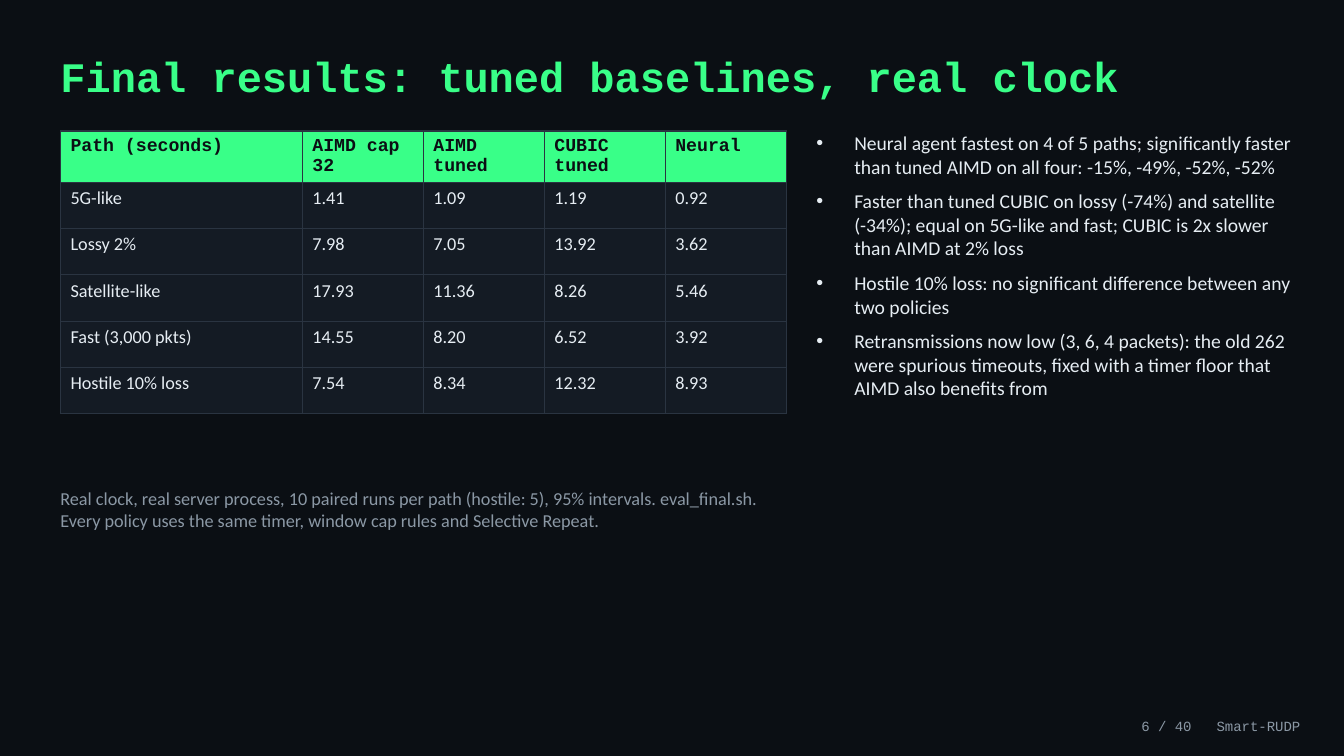
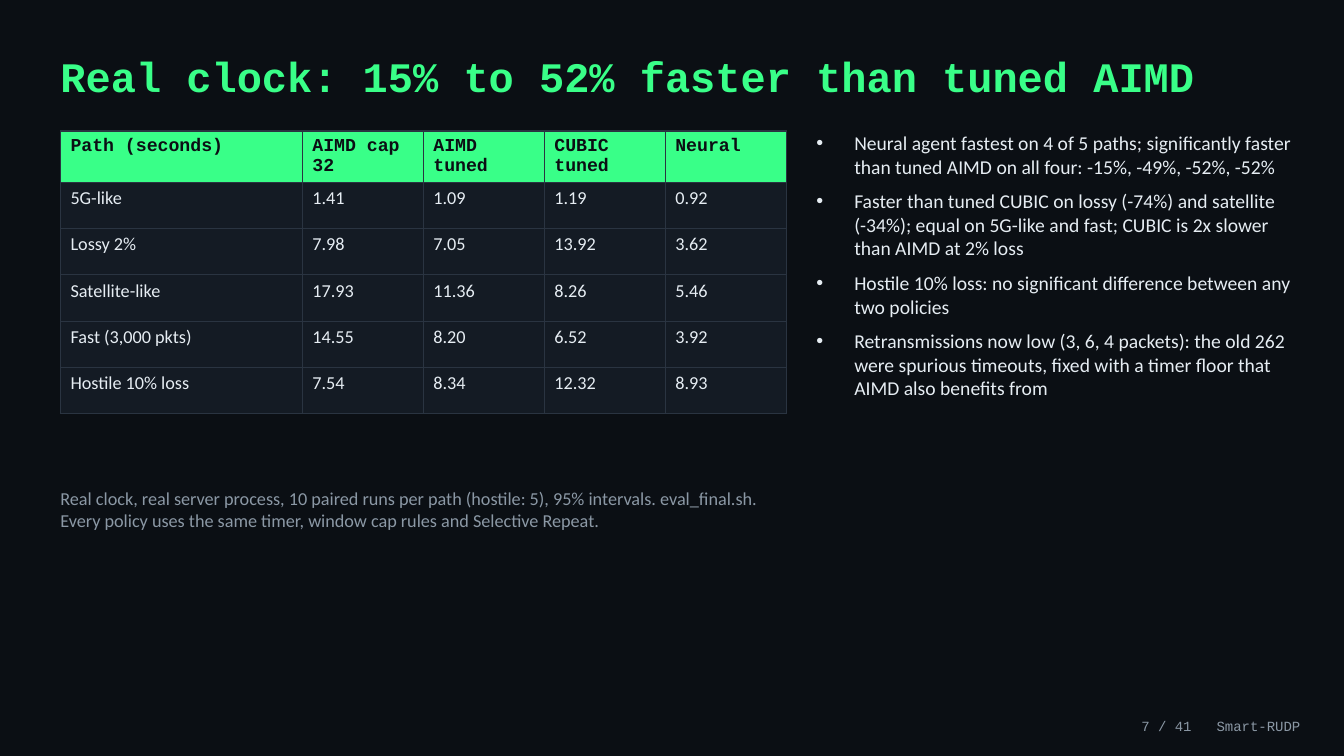
Before and after one commit to Capsturrrr/REPLIC, a slide deck: slide 7 of docs/RUDP_Presentation.pptx (slide 6 before the commit). Drawn at 1344x756 pixels with LibreOffice and Linux fonts; fonts in the diff are those of the drawing. Boxes give left, top, right and bottom in pixels: in the first picture for what was removed or moved away, otherwise in the second. Text is boxed around its words. In the diff, an @@ line names an element or a change of style, - is before the commit and + after.

```diff
--- a/docs/RUDP_Presentation.pptx
+++ b/docs/RUDP_Presentation.pptx
@@ text at bbox=[60, 61, 1194, 93]: text changed @@
-Final results: tuned baselines, real clock
+Real clock: 15% to 52% faster than tuned AIMD
@@ text at bbox=[1141, 721, 1301, 731]: text changed @@
-6 / 40 Smart-RUDP
+7 / 41 Smart-RUDP
```
Also in this commit, not shown: 38 other slides changed, 1 slide added, 6 other files.
